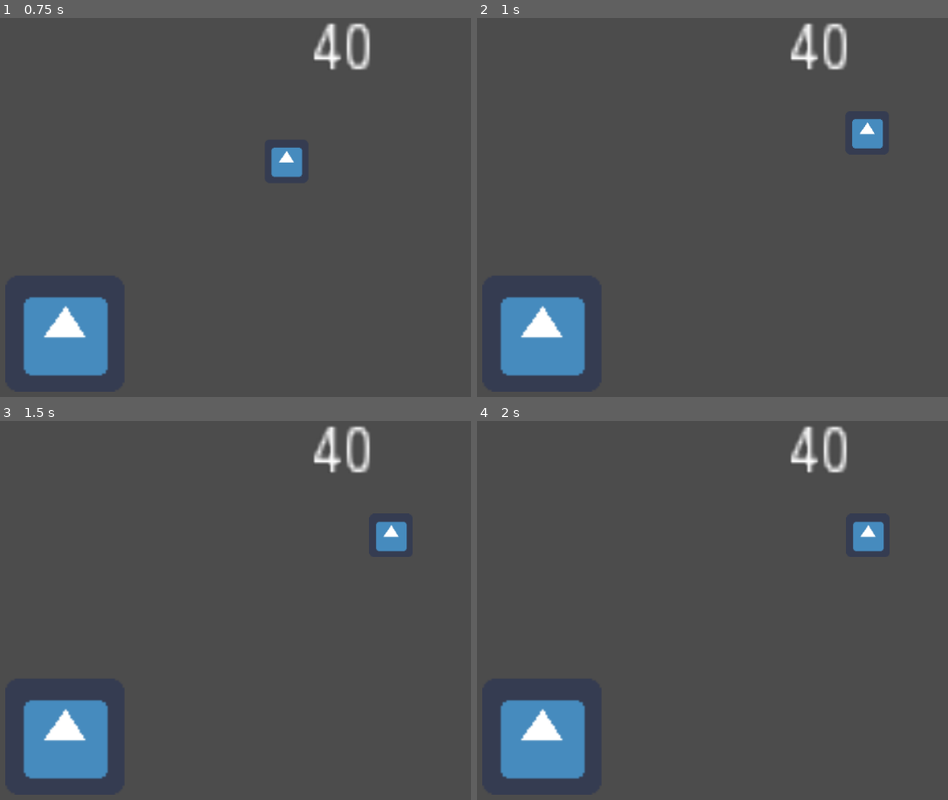
Above: before the commit, frames 1-4 (two rows, left to right).
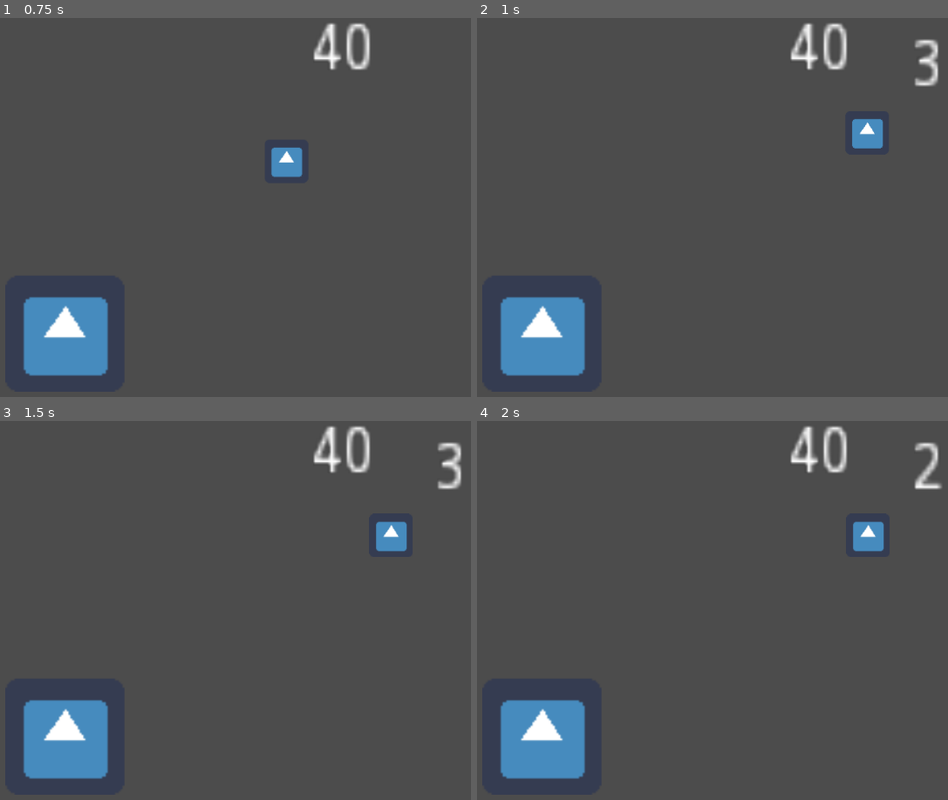
Above: after the commit, the same moments.

Repository: germangrecoventura/Old-Carnaval
Game: Godot game, scene res://Main.tscn
Same seed, same stepped clock (60 frames per second), same inputs: the game is played once before the commit and once after it. The engine's default icon, where the game draws it, is replaced by a stand-in: a white triangle on a blue panel in a dark square.
Inputs (mouse positions are in pixels of both pictures, inside the frame that each line leads up to):
- Up to frame 1 (0.75 s): tap Enter at 0.5 s; drag from (249, 173) to (390, 131) at 0.52 s
- Up to frame 2 (1 s): no input
- Up to frame 3 (1.5 s): tap Space at 1.25 s; drag from (183, 644) to (390, 534) at 1.27 s
- Up to frame 4 (2 s): no input

Frame 1 is identical in both runs. In frame 2, 0.4% of the frame differs, in the area x 92-98%, y 5-19%; in frame 3, 0.4%; in frame 4, 0.4%.

Commit message:
Agrego countdown

Diff:
--- a/Main.gd
+++ b/Main.gd
@@ -14,3 +14,11 @@
 # Called every frame. 'delta' is the elapsed time since the previous frame.
 #func _process(delta):
 #	pass
+
+
+func _on_Timer_timeout():
+	if Gamehandler.tiempo > 0:
+		Gamehandler.tiempo -= 1
+		Gamehandler.update_time()
+	else:
+		print("GO")
--- a/Main.tscn
+++ b/Main.tscn
@@ -25,6 +25,15 @@
 margin_bottom = 14.0
 rect_scale = Vector2( 6, 7 )
 
+[node name="tiempo" type="Label" parent="." groups=["tiempo"]]
+anchor_left = 0.5
+anchor_right = 0.5
+margin_left = 162.0
+margin_top = 24.0
+margin_right = 202.0
+margin_bottom = 38.0
+rect_scale = Vector2( 6, 7 )
+
 [node name="TouchScreenButton" type="TouchScreenButton" parent="."]
 position = Vector2( 46, 379 )
 scale = Vector2( 2.73438, 2.67187 )
@@ -32,3 +41,8 @@
 pressed = SubResource( 2 )
 action = "left-touch"
 script = ExtResource( 4 )
+
+[node name="Timer" type="Timer" parent="."]
+autostart = true
+
+[connection signal="timeout" from="Timer" to="." method="_on_Timer_timeout"]
--- a/script/gamehandler.gd
+++ b/script/gamehandler.gd
@@ -1,6 +1,7 @@
 extends Node
 
 var puntos = 0
+var tiempo = 4
 func _ready():
 	pass # Replace with function body.
 
@@ -12,3 +13,7 @@
 
 func update_puntos():
 	get_tree().get_nodes_in_group("puntos")[0].text = String(puntos)
+
+
+func update_time():
+	get_tree().get_nodes_in_group("tiempo")[0].text = String(tiempo%60)
